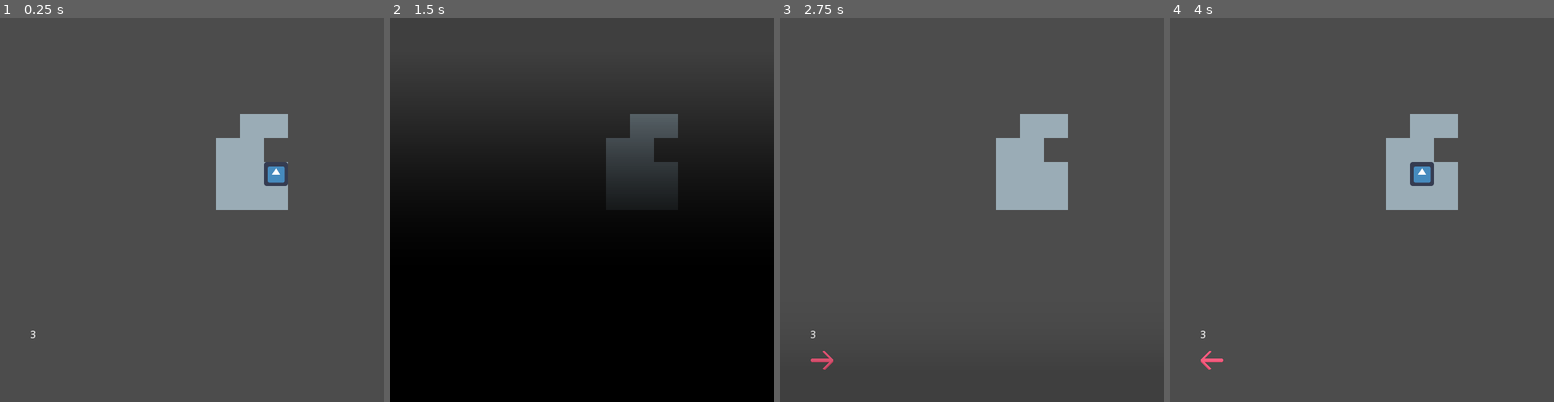
Above: before the commit, frames 1-4 (left to right).
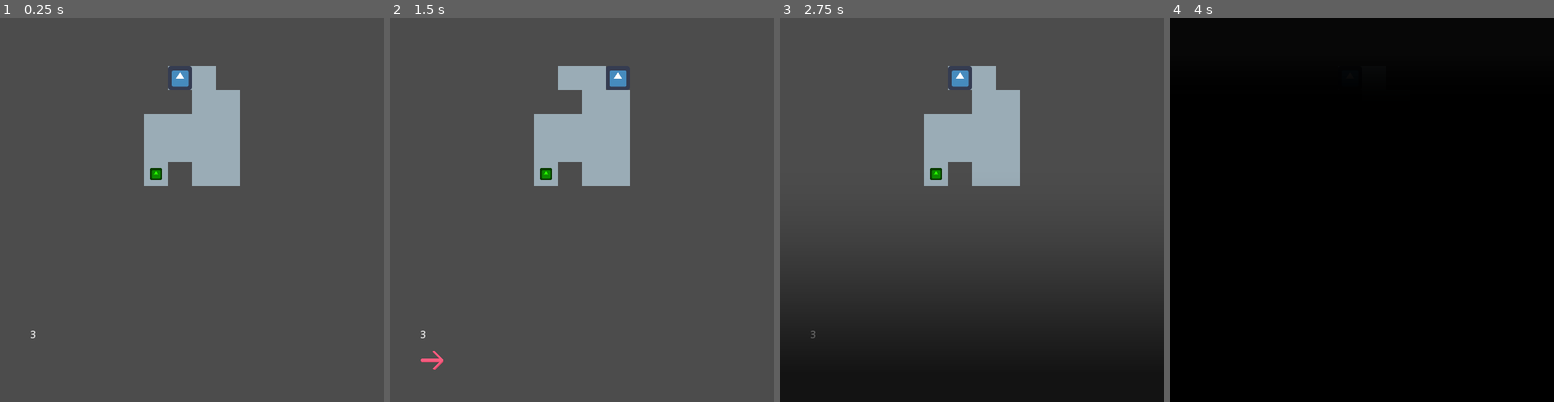
Above: after the commit, the same moments.

Repository: mharitsnf/STACC
Game: Godot game, scene res://src/main/Game.tscn
Two runs of this game, one before a commit and one after it. Both use one fixed random seed, a clock stepped at 60 frames per second and the inputs below. The engine's default icon, where the game draws it, is replaced by a stand-in: a white triangle on a blue panel in a dark square.
Inputs:
- Up to frame 1 (0.25 s): no input
- Up to frame 2 (1.5 s): tap Enter at 0.5 s; hold D (right) 0.53-1.28 s; tap Space (run_stack) at 0.6, 1.25 s; tap Z (undo, bound only after the commit) at 0.8, 1.35 s; hold S (down) from 1.28 s (still down)
- Up to frame 3 (2.75 s): tap Space (run_stack) at 1.55, 2.1 s; release S (down) at 2.03 s; hold D (right) from 2.03 s (still down); tap Z (undo, bound only after the commit) at 2.3 s
- Up to frame 4 (4 s): release D (right) at 2.78 s; hold W (up) 2.78-3.53 s; tap Z (undo, bound only after the commit) at 2.85, 3.8 s; tap Space (run_stack) at 3.05, 3.6 s; hold A (left) from 3.53 s (still down)

The runs differ from the first frame. In frame 1, 7.8% of the frame differs, in the area x 37-75%, y 12-50%; in frame 2, 82%; in frame 3, 40%; in frame 4, 100%, in the area x 0-100%, y 0-100%.

Commit message:
Implement undo

Diff:
--- a/project.godot
+++ b/project.godot
@@ -85,6 +85,11 @@
 "events": [ Object(InputEventKey,"resource_local_to_scene":false,"resource_name":"","device":0,"alt":false,"shift":false,"control":false,"meta":false,"command":false,"pressed":false,"scancode":32,"unicode":0,"echo":false,"script":null)
  ]
 }
+undo={
+"deadzone": 0.5,
+"events": [ Object(InputEventKey,"resource_local_to_scene":false,"resource_name":"","device":0,"alt":false,"shift":false,"control":false,"meta":false,"command":false,"pressed":false,"scancode":90,"unicode":0,"echo":false,"script":null)
+ ]
+}
 
 [physics]
 
--- a/src/autoloads/globals.gd
+++ b/src/autoloads/globals.gd
@@ -7,6 +7,7 @@
 var current_level_path = "res://src/levels/LevelTest1.tscn"
 
 signal reset_level
+signal next_level
 
 func _unused():
 	emit_signal("reset_level")
--- /dev/null
+++ b/src/goal/Goal.tscn
@@ -0,0 +1,11 @@
+[gd_scene load_steps=2 format=2]
+
+[ext_resource path="res://icon.png" type="Texture" id=1]
+
+[node name="Goal" type="Node2D"]
+
+[node name="Sprite" type="Sprite" parent="."]
+modulate = Color( 0.172549, 1, 0, 1 )
+position = Vector2( 16, 16 )
+scale = Vector2( 0.25, 0.25 )
+texture = ExtResource( 1 )
--- a/src/levels/BaseLevel.tscn
+++ b/src/levels/BaseLevel.tscn
@@ -1,15 +1,18 @@
-[gd_scene load_steps=3 format=2]
+[gd_scene load_steps=4 format=2]
 
 [ext_resource path="res://src/player/Player.tscn" type="PackedScene" id=1]
 [ext_resource path="res://src/main/Grid.tscn" type="PackedScene" id=2]
+[ext_resource path="res://src/goal/Goal.tscn" type="PackedScene" id=3]
 
 [node name="BaseLevel" instance=ExtResource( 2 )]
 
 [node name="Player" parent="." index="0" instance=ExtResource( 1 )]
 
-[node name="SpawnPosition" type="Position2D" parent="." index="1"]
+[node name="Goal" parent="." index="1" instance=ExtResource( 3 )]
 
-[node name="CanvasLayer" type="CanvasLayer" parent="." index="2"]
+[node name="SpawnPosition" type="Position2D" parent="." index="2"]
+
+[node name="CanvasLayer" type="CanvasLayer" parent="." index="3"]
 
 [node name="Control" type="Control" parent="CanvasLayer" index="0"]
 anchor_right = 1.0
@@ -21,22 +24,26 @@
 [node name="HBoxContainer" type="HBoxContainer" parent="CanvasLayer/Control" index="0"]
 anchor_left = 0.078
 anchor_top = 0.859
-anchor_right = 0.875
+anchor_right = 0.922
 anchor_bottom = 0.984
 margin_left = 0.0639992
 margin_top = 0.191986
-margin_right = -3.05176e-05
+margin_right = -0.0640259
 margin_bottom = 0.191986
+custom_constants/separation = 3
 __meta__ = {
 "_edit_use_anchors_": false
 }
 
 [node name="Label" type="Label" parent="CanvasLayer/Control" index="1"]
-margin_left = 40.0
-margin_top = 416.0
-margin_right = 136.0
-margin_bottom = 430.0
-text = "Stack Limit: 3"
+anchor_left = 0.078
+anchor_top = 0.812
+anchor_right = 0.266
+anchor_bottom = 0.84
+margin_left = 0.0639992
+margin_top = 0.255981
+margin_right = -0.192001
+margin_bottom = -0.0800171
 __meta__ = {
 "_edit_use_anchors_": false
 }
--- a/src/levels/LevelTest1.tscn
+++ b/src/levels/LevelTest1.tscn
@@ -3,7 +3,12 @@
 [ext_resource path="res://src/levels/BaseLevel.tscn" type="PackedScene" id=1]
 
 [node name="LevelTest1" instance=ExtResource( 1 )]
-tile_data = PoolIntArray( 131075, 0, 0, 131076, 0, 0, 131077, 0, 0, 131078, 0, 0, 131079, 0, 0, 131080, 0, 0, 131081, 0, 0, 196611, 0, 0, 196612, 0, 0, 196613, 0, 0, 196614, 0, 0, 196615, 0, 0, 196616, 0, 0, 196617, 0, 0, 262147, 0, 0, 262148, 0, 0, 262149, 0, 0, 262150, 1, 0, 262151, 0, 0, 262152, 0, 0, 262153, 0, 0, 327683, 0, 0, 327684, 0, 0, 327685, 0, 0, 327686, 0, 0, 327687, 0, 0, 327688, 0, 0, 327689, 0, 0, 393219, 0, 0, 393220, 0, 0, 393221, 0, 0, 393222, 0, 0, 393223, 0, 0, 393224, 0, 0, 393225, 0, 0, 458757, 0, 0, 458758, 0, 0, 458759, 0, 0, 524293, 0, 0, 524294, 0, 0, 524295, 0, 0 )
+tile_data = PoolIntArray( 131079, 0, 0, 131080, 0, 0, 196616, 0, 0, 196617, 0, 0, 262150, 0, 0, 262151, 0, 0, 262152, 0, 0, 262153, 0, 0, 327686, 0, 0, 327687, 0, 0, 327688, 0, 0, 327689, 0, 0, 393222, 0, 0, 393224, 0, 0, 393225, 0, 0 )
+current_path = "res://src/levels/LevelTest1.tscn"
+next_scene = "res://src/levels/LevelTest2.tscn"
 
-[node name="SpawnPosition" parent="." index="1"]
-position = Vector2( 128, 96 )
+[node name="Goal" parent="." index="1"]
+position = Vector2( 192, 192 )
+
+[node name="SpawnPosition" parent="." index="2"]
+position = Vector2( 224, 64 )
--- a/src/levels/LevelTest2.tscn
+++ b/src/levels/LevelTest2.tscn
@@ -4,7 +4,11 @@
 
 [node name="LevelTest2" instance=ExtResource( 1 )]
 tile_data = PoolIntArray( 262154, 0, 0, 262155, 0, 0, 327689, 0, 0, 327690, 0, 0, 393225, 0, 0, 393226, 0, 0, 393227, 0, 0, 458761, 0, 0, 458762, 0, 0, 458763, 0, 0 )
-level_path = "res://src/levels/LevelTest2.tscn"
+current_path = "res://src/levels/LevelTest2.tscn"
+next_scene = "res://src/levels/LevelTest2.tscn"
 
-[node name="SpawnPosition" parent="." index="1"]
+[node name="Goal" parent="." index="1"]
+position = Vector2( 352, 128 )
+
+[node name="SpawnPosition" parent="." index="2"]
 position = Vector2( 352, 192 )
--- a/src/main/Game.tscn
+++ b/src/main/Game.tscn
@@ -1,40 +1,8 @@
-[gd_scene load_steps=12 format=2]
+[gd_scene load_steps=9 format=2]
 
-[ext_resource path="res://src/levels/LevelTest2.tscn" type="PackedScene" id=1]
-[ext_resource path="res://src/main/grid.gd" type="Script" id=2]
-[ext_resource path="res://assets/spritesheet.png" type="Texture" id=3]
+[ext_resource path="res://src/levels/LevelTest1.tscn" type="PackedScene" id=1]
 [ext_resource path="res://src/main/root.gd" type="Script" id=4]
 [ext_resource path="res://assets/transition.png" type="Texture" id=5]
-
-[sub_resource type="TileSet" id=1]
-0/name = "spritesheet.png 0"
-0/texture = ExtResource( 3 )
-0/tex_offset = Vector2( 0, 0 )
-0/modulate = Color( 1, 1, 1, 1 )
-0/region = Rect2( 0, 0, 32, 32 )
-0/tile_mode = 0
-0/occluder_offset = Vector2( 0, 0 )
-0/navigation_offset = Vector2( 0, 0 )
-0/shape_offset = Vector2( 0, 0 )
-0/shape_transform = Transform2D( 1, 0, 0, 1, 0, 0 )
-0/shape_one_way = false
-0/shape_one_way_margin = 0.0
-0/shapes = [  ]
-0/z_index = 0
-1/name = "spritesheet.png 1"
-1/texture = ExtResource( 3 )
-1/tex_offset = Vector2( 0, 0 )
-1/modulate = Color( 1, 1, 1, 1 )
-1/region = Rect2( 32, 0, 32, 32 )
-1/tile_mode = 0
-1/occluder_offset = Vector2( 0, 0 )
-1/navigation_offset = Vector2( 0, 0 )
-1/shape_offset = Vector2( 0, 0 )
-1/shape_transform = Transform2D( 1, 0, 0, 1, 0, 0 )
-1/shape_one_way = false
-1/shape_one_way_margin = 0.0
-1/shapes = [  ]
-1/z_index = 0
 
 [sub_resource type="Shader" id=2]
 code = "shader_type canvas_item;
@@ -112,11 +80,7 @@
 handle_input_locally = false
 render_target_update_mode = 3
 
-[node name="LevelTest2" parent="ViewportContainer/Viewport" instance=ExtResource( 1 )]
-tile_set = SubResource( 1 )
-cell_size = Vector2( 32, 32 )
-format = 1
-script = ExtResource( 2 )
+[node name="LevelTest1" parent="ViewportContainer/Viewport" instance=ExtResource( 1 )]
 
 [node name="Output" type="TextureRect" parent="."]
 material = SubResource( 3 )
--- a/src/main/grid.gd
+++ b/src/main/grid.gd
@@ -5,18 +5,24 @@
 
 export var level_name = ''
 export var max_stack = 3
-export (String) var level_path
+
+export (String) var current_path
+export (String) var next_scene
 
 
 func _ready():
-	assert(level_path)
+	assert(current_path)
 
-	Globals.current_level_path = level_path
+	Globals.current_level_path = current_path
 	$CanvasLayer/Control/Label.text = str(max_stack)
 
 
 func request_next_position(pos, direction):
 	return get_cellv(world_to_map(pos) + direction)
+
+
+func check_win(pos):
+	return world_to_map(pos) == world_to_map($Goal.position)
 
 
 func add_stack_hud(direction):
@@ -36,5 +42,6 @@
 	$CanvasLayer/Control/HBoxContainer.add_child(direction_indicator)
 
 
-func remove_stack_hud():
-	$CanvasLayer/Control/HBoxContainer.get_child(0).queue_free()
+func remove_stack_hud(target = 'front'):
+	var idx = $CanvasLayer/Control/HBoxContainer.get_child_count() - 1 if target == 'back' else 0
+	$CanvasLayer/Control/HBoxContainer.get_child(idx).queue_free()
--- a/src/main/root.gd
+++ b/src/main/root.gd
@@ -5,7 +5,8 @@
 	Globals.output_player = $Output/AnimationPlayer
 	Globals.viewport = $ViewportContainer/Viewport
 
-	var _e = Globals.connect("reset_level", self, '_on_reset_level')
+	var _e1 = Globals.connect("reset_level", self, '_on_reset_level')
+	var _e2 = Globals.connect("next_level", self, '_on_next_level')
 
 func _on_reset_level():
 	Globals.output_player.play('hide')
@@ -16,6 +17,24 @@
 
 	var reloaded_level = load(Globals.current_level_path).instance()
 	Globals.viewport.add_child(reloaded_level)
+	yield(get_tree(), "idle_frame")
 
 	Globals.output_player.play('show')
 	yield(Globals.output_player, "animation_finished")
+
+
+func _on_next_level():
+	Globals.output_player.play('hide')
+	yield(Globals.output_player, "animation_finished")
+
+	var current_level = Globals.viewport.get_child(0)
+	var next_scene_path = current_level.next_scene
+	current_level.queue_free()
+	yield(get_tree(), "idle_frame")
+
+	var new_scene = load(next_scene_path).instance()
+	Globals.viewport.add_child(new_scene)
+	yield(get_tree(), "idle_frame")
+
+	Globals.output_player.play('show')
+	yield(Globals.output_player, "animation_finished")
--- a/src/player/player.gd
+++ b/src/player/player.gd
@@ -9,8 +9,10 @@
 var move_stack = []
 var is_running = false
 var is_falling = false
+var is_winning = false
 
 signal move_done
+
 
 func _ready():
 	var _e1 = connect("move_done", self, "_on_move_done")
@@ -23,6 +25,10 @@
 	if not is_running:
 		if Input.is_action_just_pressed("run_stack"):
 			run_stack()
+			return
+
+		if Input.is_action_just_pressed("undo"):
+			run_undo()
 			return
 
 		var direction = get_input_direction()
@@ -41,6 +47,29 @@
 	move_stack.append(direction)
 	is_running = false
 
+	if is_winning:
+		Globals.emit_signal("next_level")
+
+	if is_falling:
+		Globals.emit_signal("reset_level")
+
+
+func run_undo():
+	is_running = true
+
+	var direction = -1 * move_stack.pop_back()
+
+	handle_move(direction)
+	yield(self, "move_done")
+
+	parent.remove_stack_hud('back')
+	yield(get_tree(), "idle_frame")
+
+	is_running = false
+
+	if is_winning:
+		Globals.emit_signal("next_level")
+
 	if is_falling:
 		Globals.emit_signal("reset_level")
 
@@ -54,14 +83,17 @@
 		handle_move(direction)
 		yield(self, "move_done")
 
+		if is_falling: break
+
 		parent.remove_stack_hud()
 		yield(get_tree(), "idle_frame")
 
-		if is_falling: break
-
-		yield(get_tree().create_timer(.2), "timeout")
+		yield(get_tree().create_timer(.1), "timeout")
 
 	is_running = false
+
+	if is_winning:
+		Globals.emit_signal("next_level")
 
 	if is_falling:
 		Globals.emit_signal("reset_level")
@@ -89,7 +121,8 @@
 			hit_obstacle()
 			yield($AnimationPlayer, "animation_finished")
 
-	emit_signal("move_done", falling)
+	var winning = parent.check_win(position)
+	emit_signal("move_done", falling, winning)
 
 
 func move_to(direction):
@@ -117,5 +150,6 @@
 	set_physics_process(false)
 
 
-func _on_move_done(falling):
+func _on_move_done(falling, winning):
 	is_falling = falling
+	is_winning = winning
